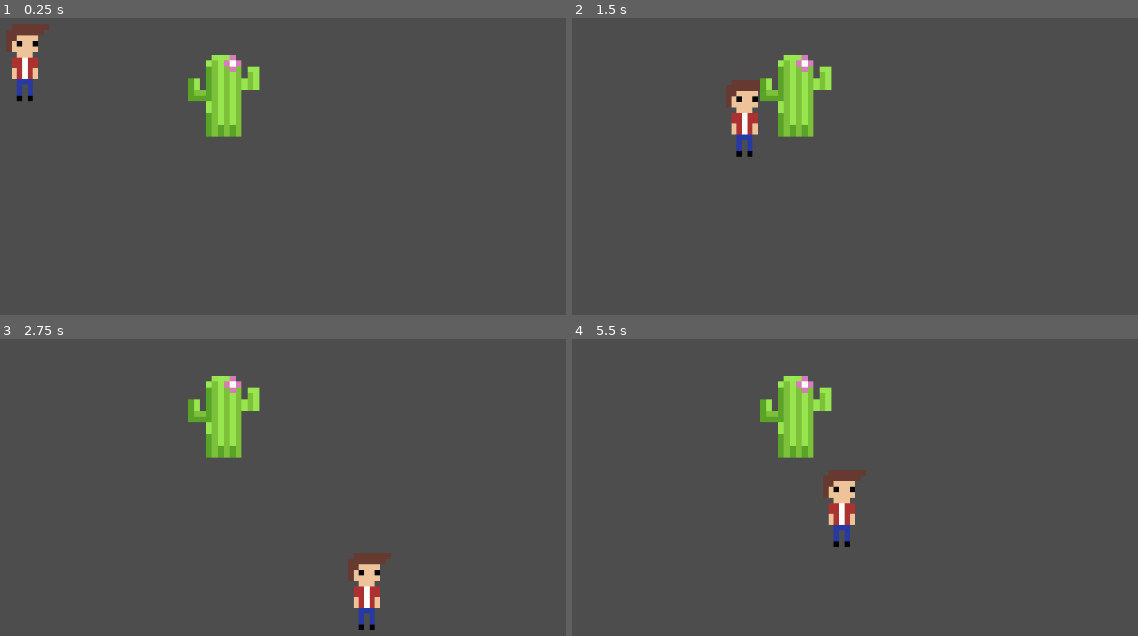
Above: before the commit, frames 1-4 (two rows, left to right).
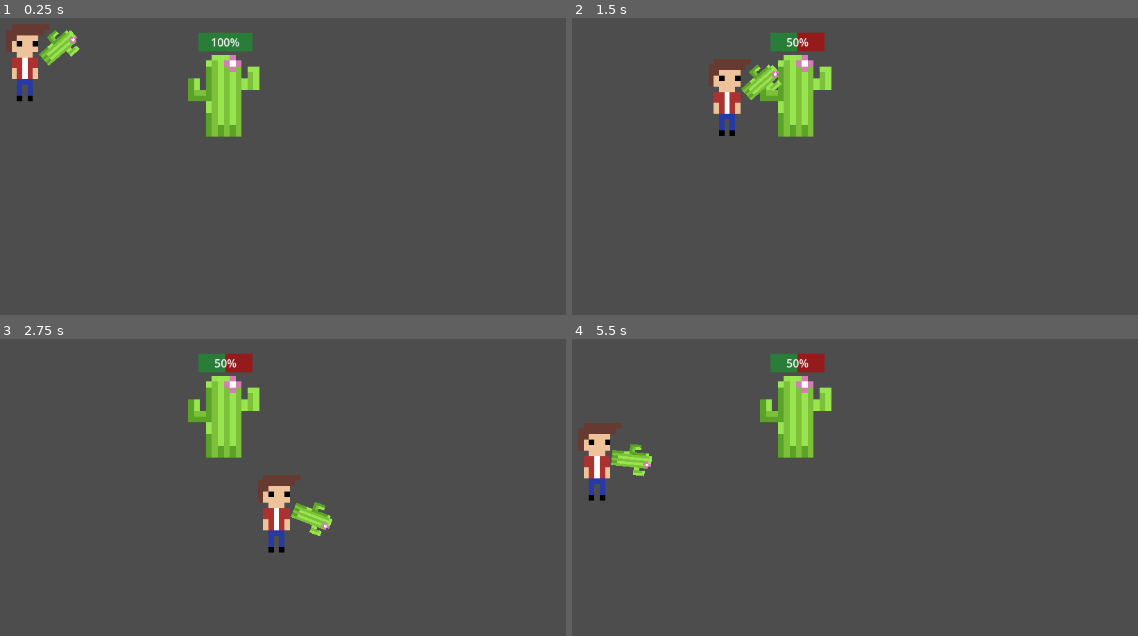
Above: after the commit, the same moments.

Repository: Explement/How-Deep-Will-You-Go
Game: Godot game, scene res://scenes/regular scenes/main.tscn
Two runs of this game, one before a commit and one after it. Both use one fixed random seed, a clock stepped at 60 frames per second and the inputs below.
Inputs (mouse positions are in pixels of both pictures, inside the frame that each line leads up to):
- Up to frame 1 (0.25 s): no input
- Up to frame 2 (1.5 s): tap Enter at 0.5 s; move the mouse to (911, 95) at 0.52 s; press the mouse at (911, 95) at 0.53 s; hold D (right) 0.53-1.28 s; move the mouse to (577, 139) at 1.27 s; release the mouse at (577, 139) at 1.28 s; hold S (down) from 1.28 s (still down); click (577, 139) at 1.35 s
- Up to frame 3 (2.75 s): move the mouse to (outside the picture) at 2.02 s; release S (down) at 2.03 s; press the mouse at (outside the picture) at 2.03 s; hold D (right) from 2.03 s (still down)
- Up to frame 4 (5.5 s): move the mouse to (696, 526) at 2.77 s; release D (right) at 2.78 s; release the mouse at (696, 526) at 2.78 s; hold W (up) 2.78-3.53 s; click (696, 526) at 2.85 s; move the mouse to (979, 505) at 3.52 s; press the mouse at (979, 505) at 3.53 s; hold A (left) 3.53-5.03 s; move the mouse to (outside the picture) at 4.27 s; release the mouse at (outside the picture) at 4.28 s; click (outside the picture) at 4.35 s; move the mouse to (775, 437) at 5.02 s; press the mouse at (775, 437) at 5.03 s; hold S (down) from 5.03 s (still down)

The runs differ from the first frame. In frame 1, 1.0% of the frame differs, in the area x 6-45%, y 4-17%; in frame 2, 2.8%; in frame 3, 3.3%, in the area x 34-70%, y 5-98%; in frame 4, 3.3%.

Commit message:
Implemented Basic  Combat System

Diff:
--- a/how-deep-will-you-go/how-deep-will-you-go/project.godot
+++ b/how-deep-will-you-go/how-deep-will-you-go/project.godot
@@ -41,3 +41,8 @@
 , Object(InputEventKey,"resource_local_to_scene":false,"resource_name":"","device":-1,"window_id":0,"alt_pressed":false …(186 unchanged characters)…
 ]
 }
+strike={
+"deadzone": 0.5,
+"events": [Object(InputEventMouseButton,"resource_local_to_scene":false,"resource_name":"","device":-1,"window_id":0,"alt_pressed":false,"shift_pressed":false,"ctrl_pressed":false,"meta_pressed":false,"button_mask":1,"position":Vector2(90, 24),"global_position":Vector2(99, 70),"factor":1.0,"button_index":1,"canceled":false,"pressed":true,"double_click":false,"script":null)
+]
+}
--- a/how-deep-will-you-go/how-deep-will-you-go/scenes/regular scenes/main.tscn
+++ b/how-deep-will-you-go/how-deep-will-you-go/scenes/regular scenes/main.tscn
@@ -6,7 +6,14 @@
 [node name="main" type="Node2D"]
 
 [node name="CharacterBody2D" parent="." instance=ExtResource("1_3ek7r")]
+unique_name_in_owner = true
+z_index = 1
 position = Vector2(383, 249)
 
 [node name="StaticBody2D" parent="." instance=ExtResource("2_xm0x0")]
+unique_name_in_owner = true
 position = Vector2(406, 106)
+
+[connection signal="attack" from="CharacterBody2D" to="StaticBody2D" method="_on_character_body_2d_attack"]
+[connection signal="body_entered" from="StaticBody2D" to="CharacterBody2D" method="_on_static_body_2d_body_entered"]
+[connection signal="body_exited" from="StaticBody2D" to="CharacterBody2D" method="_on_static_body_2d_body_exited"]
--- a/how-deep-will-you-go/how-deep-will-you-go/scenes/sub scenes/player.tscn
+++ b/how-deep-will-you-go/how-deep-will-you-go/scenes/sub scenes/player.tscn
@@ -1,10 +1,74 @@
-[gd_scene load_steps=4 format=3 uid="uid://d1inqjaw0acfn"]
+[gd_scene load_steps=9 format=3 uid="uid://d1inqjaw0acfn"]
 
 [ext_resource type="Script" path="res://scripts/player-movement.gd" id="1_2wbya"]
 [ext_resource type="Texture2D" uid="uid://c84xm3vufs4j8" path="res://sprites/Sprite-0003.png" id="2_fch66"]
+[ext_resource type="Texture2D" uid="uid://cdlmq6th40a1h" path="res://sprites/cactus-export.png" id="3_4sypn"]
 
 [sub_resource type="RectangleShape2D" id="RectangleShape2D_t8nu3"]
 size = Vector2(81, 120)
+
+[sub_resource type="Animation" id="Animation_mulm0"]
+resource_name = "attack"
+tracks/0/type = "value"
+tracks/0/imported = false
+tracks/0/enabled = true
+tracks/0/path = NodePath("test_sword:rotation")
+tracks/0/interp = 1
+tracks/0/loop_wrap = true
+tracks/0/keys = {
+"times": PackedFloat32Array(0.0333334, 0.366667, 0.633333, 0.933333),
+"transitions": PackedFloat32Array(1, 1, 1, 1),
+"update": 0,
+"values": [0.855176, 1.50879, 2.1554, 0.855176]
+}
+tracks/1/type = "value"
+tracks/1/imported = false
+tracks/1/enabled = true
+tracks/1/path = NodePath("test_sword:position")
+tracks/1/interp = 1
+tracks/1/loop_wrap = true
+tracks/1/keys = {
+"times": PackedFloat32Array(0.0333334, 0.333333, 0.633333, 0.933333),
+"transitions": PackedFloat32Array(1, 1, 1, 1),
+"update": 0,
+"values": [Vector2(41, -28), Vector2(42, -13), Vector2(45, 10), Vector2(41, -28)]
+}
+
+[sub_resource type="Animation" id="Animation_oltb7"]
+length = 0.001
+tracks/0/type = "value"
+tracks/0/imported = false
+tracks/0/enabled = true
+tracks/0/path = NodePath("test_sword:rotation")
+tracks/0/interp = 1
+tracks/0/loop_wrap = true
+tracks/0/keys = {
+"times": PackedFloat32Array(0),
+"transitions": PackedFloat32Array(1),
+"update": 0,
+"values": [0.855176]
+}
+tracks/1/type = "value"
+tracks/1/imported = false
+tracks/1/enabled = true
+tracks/1/path = NodePath("test_sword:position")
+tracks/1/interp = 1
+tracks/1/loop_wrap = true
+tracks/1/keys = {
+"times": PackedFloat32Array(0),
+"transitions": PackedFloat32Array(1),
+"update": 0,
+"values": [Vector2(41, -28)]
+}
+
+[sub_resource type="AnimationLibrary" id="AnimationLibrary_m2o0c"]
+_data = {
+"RESET": SubResource("Animation_oltb7"),
+"attack": SubResource("Animation_mulm0")
+}
+
+[sub_resource type="RectangleShape2D" id="RectangleShape2D_e10xi"]
+size = Vector2(13.7111, 19.7946)
 
 [node name="Player" type="CharacterBody2D"]
 script = ExtResource("1_2wbya")
@@ -18,3 +82,26 @@
 [node name="CollisionShape2D" type="CollisionShape2D" parent="."]
 position = Vector2(-7.5, -4)
 shape = SubResource("RectangleShape2D_t8nu3")
+
+[node name="test_sword" type="Area2D" parent="."]
+unique_name_in_owner = true
+texture_filter = 1
+position = Vector2(41, -28)
+rotation = 0.855176
+scale = Vector2(3.67344, 4.10573)
+
+[node name="Sprite2D" type="Sprite2D" parent="test_sword"]
+texture = ExtResource("3_4sypn")
+
+[node name="AnimationPlayer" type="AnimationPlayer" parent="."]
+unique_name_in_owner = true
+libraries = {
+"": SubResource("AnimationLibrary_m2o0c")
+}
+
+[node name="CollisionShape2D2" type="CollisionShape2D" parent="."]
+unique_name_in_owner = true
+position = Vector2(31.8554, -21.334)
+rotation = 0.855176
+scale = Vector2(3.67344, 4.10572)
+shape = SubResource("RectangleShape2D_e10xi")
--- a/how-deep-will-you-go/how-deep-will-you-go/scenes/sub scenes/static_body_2d.tscn
+++ b/how-deep-will-you-go/how-deep-will-you-go/scenes/sub scenes/static_body_2d.tscn
@@ -1,12 +1,20 @@
-[gd_scene load_steps=3 format=3 uid="uid://cdh3grws7hbth"]
+[gd_scene load_steps=6 format=3 uid="uid://cdh3grws7hbth"]
 
+[ext_resource type="Script" path="res://scripts/static_body_2d.gd" id="1_2fo52"]
 [ext_resource type="Texture2D" uid="uid://cdlmq6th40a1h" path="res://sprites/cactus-export.png" id="1_2tjrj"]
 
 [sub_resource type="RectangleShape2D" id="RectangleShape2D_ldakn"]
 size = Vector2(59, 120)
 
-[node name="StaticBody2D" type="StaticBody2D"]
+[sub_resource type="StyleBoxFlat" id="StyleBoxFlat_en5cr"]
+bg_color = Color(0.5782, 0.101983, 0.105336, 1)
+
+[sub_resource type="StyleBoxFlat" id="StyleBoxFlat_rkgxm"]
+bg_color = Color(0.166276, 0.492068, 0.225196, 1)
+
+[node name="StaticBody2D" type="Area2D"]
 position = Vector2(213, 133)
+script = ExtResource("1_2fo52")
 
 [node name="Sprite2D" type="Sprite2D" parent="."]
 texture_filter = 1
@@ -17,3 +25,14 @@
 [node name="CollisionShape2D" type="CollisionShape2D" parent="."]
 position = Vector2(252.5, 189)
 shape = SubResource("RectangleShape2D_ldakn")
+
+[node name="ProgressBar" type="ProgressBar" parent="."]
+unique_name_in_owner = true
+offset_left = 216.0
+offset_top = 97.0
+offset_right = 294.0
+offset_bottom = 124.0
+theme_override_styles/background = SubResource("StyleBoxFlat_en5cr")
+theme_override_styles/fill = SubResource("StyleBoxFlat_rkgxm")
+max_value = 10.0
+value = 10.0
--- a/how-deep-will-you-go/how-deep-will-you-go/scripts/player-movement.gd
+++ b/how-deep-will-you-go/how-deep-will-you-go/scripts/player-movement.gd
@@ -1,8 +1,42 @@
 extends CharacterBody2D
+# signals
+signal attack(attack_damage)
+@onready var test_sword: Area2D = %test_sword
 
-var speed = 400
+# varaibles
+var speed = 250
+var health = 10
+var attack_damage = 5
+var enemy_in_range = false
 
 func _physics_process(delta):
 	var direction = Input.get_vector("left", "right", "up", "down")
 	velocity = direction * speed
 	move_and_slide()
+
+# combat
+func _input(event):
+	if event.is_action_pressed("strike"):
+		strike()
+
+func strike():
+	if enemy_in_range == true:
+		emit_signal("attack", attack_damage)
+		%AnimationPlayer.play("attack")
+	else:
+		%AnimationPlayer.play("attack")
+		print("miss")
+
+
+
+func _on_static_body_2d_body_entered(body):
+	if (body.name == "CharacterBody2D"):
+		print("its good")
+		enemy_in_range = true
+
+
+
+
+
+func _on_static_body_2d_body_exited(body):
+	enemy_in_range = false
--- /dev/null
+++ b/how-deep-will-you-go/how-deep-will-you-go/scripts/static_body_2d.gd
@@ -0,0 +1,19 @@
+extends Area2D
+
+var cactus_health = 10
+
+
+func _on_character_body_2d_attack(attack_damage):
+	cactus_health -= attack_damage
+
+	print(cactus_health)
+
+func _process(delta):
+	%ProgressBar.value = cactus_health
+	if cactus_health <= 0:
+		cactus_health = 0
+		die()
+
+func die():
+	queue_free()
+	print("you killed the cactus!")
